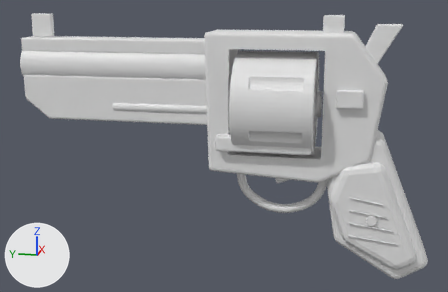
Two versions of the glTF model public/assets/revolver.glb, one commit apart.
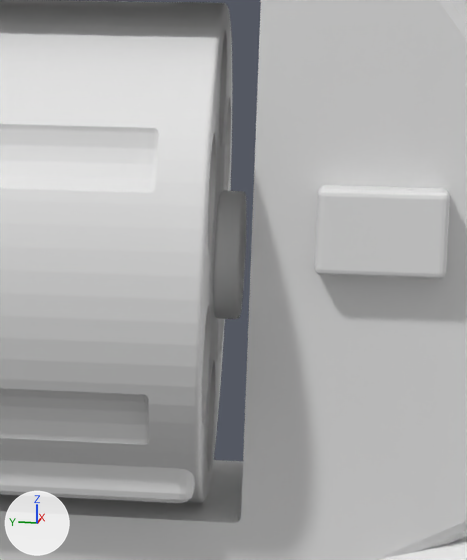
Each version is shown whole from a 50 mm camera at (-0.4713, -0.0379, 0.0526) aimed at (-0.0005, 0.0563, -0.065), then close up on the part from 61% to 82% of the width and 18% to 57% of the height. Lighting does not change. The marker at lower left points along +X, +Y and +Z. The older version's two pictures come first. Where no turn or scale is listed for an object, it has been applied to the vertices.

The first close-up shows 'weapon_Brushed_steel', 'weapon_Brushed_steel.002', 'weapon_Charcoal_blued_steel', 'weapon_Charcoal_blued_steel.001', 'weapon_Charcoal_blued_steel.002', 'weapon_Warm_walnut'.
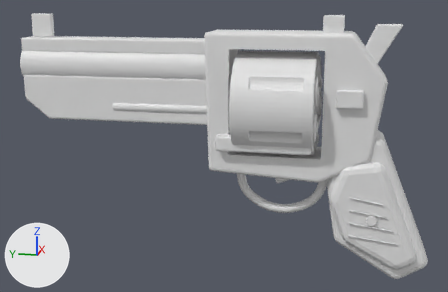
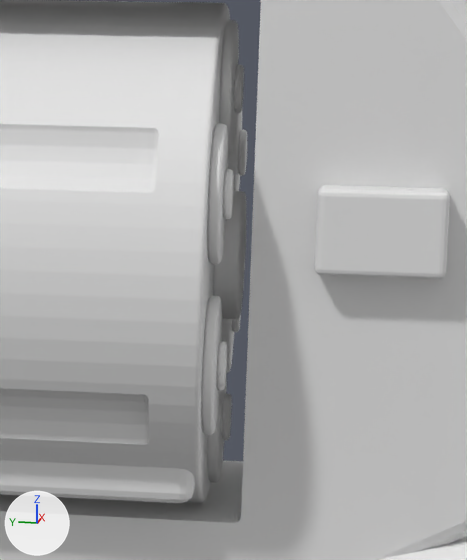
Commit message: Load the revolver's six chambers

Changed parts and their boxes (x1, y1, x2, y2) in the close-ups (467 x 560 px):
'weapon_Brass.001', added: after (201, 20, 242, 483)
'weapon_Recess_/_rubber.001', added: after (217, 64, 247, 441)

What the commit changed:
Mesh me_cylinder_002 is new.
It has 672 vertices, 1320 faces and spans x -0.0263..0.0263, y -0.0006..0.0006, z -0.0558..0.0038.
It uses material mat_recess___rubber (white #e7e7e7).
Mesh me_cylinder is new.
It has 2304 vertices, 4560 faces and spans x -0.033..0.033, y -0.0278..0.026, z -0.0625..0.0105.
It uses material mat_brass (white #e7e7e7).
Object 'weapon_Recess_/_rubber.001' (ob_weapon_recess___rubber_001) is new; it shows me_cylinder_002.
Its location is (0.0, -0.0174, -0.003).
Object 'weapon_Brass.001' (ob_weapon_brass_001) is new; it shows me_cylinder.
Its location is (0.0, 0.011, -0.003).
